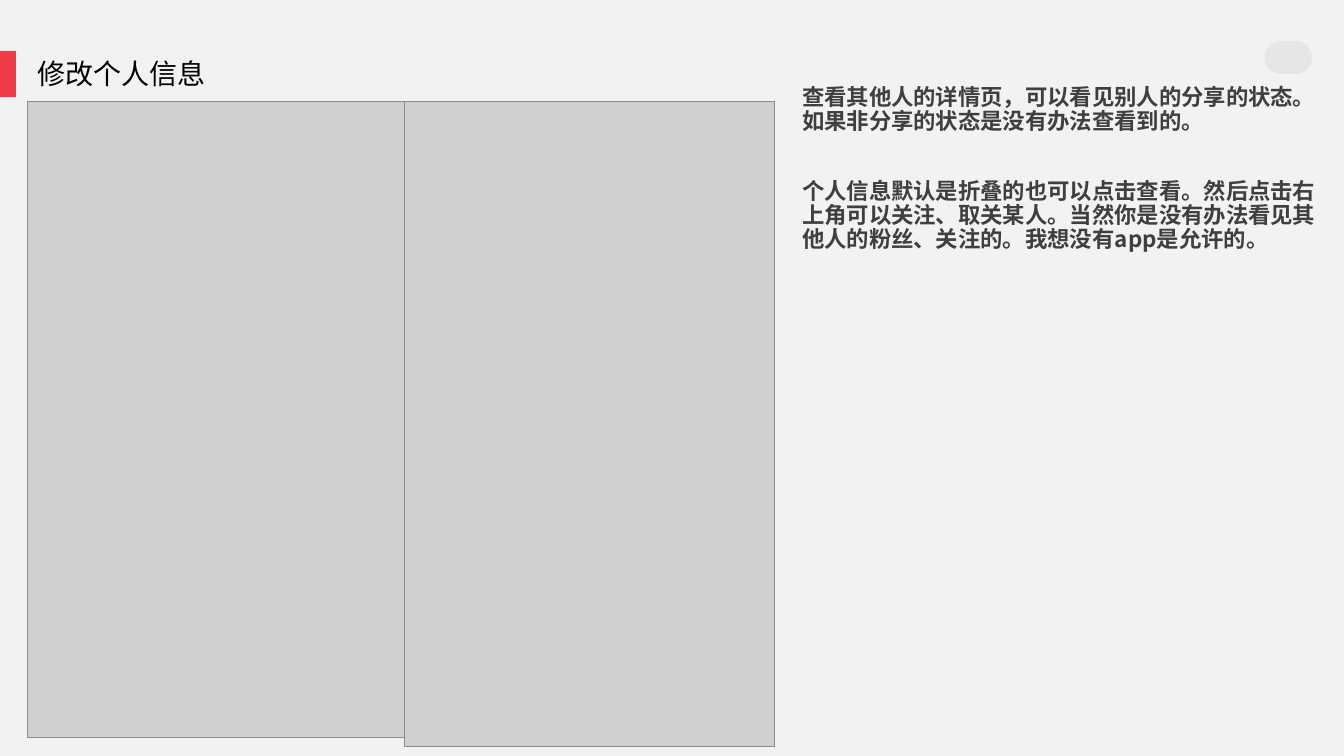
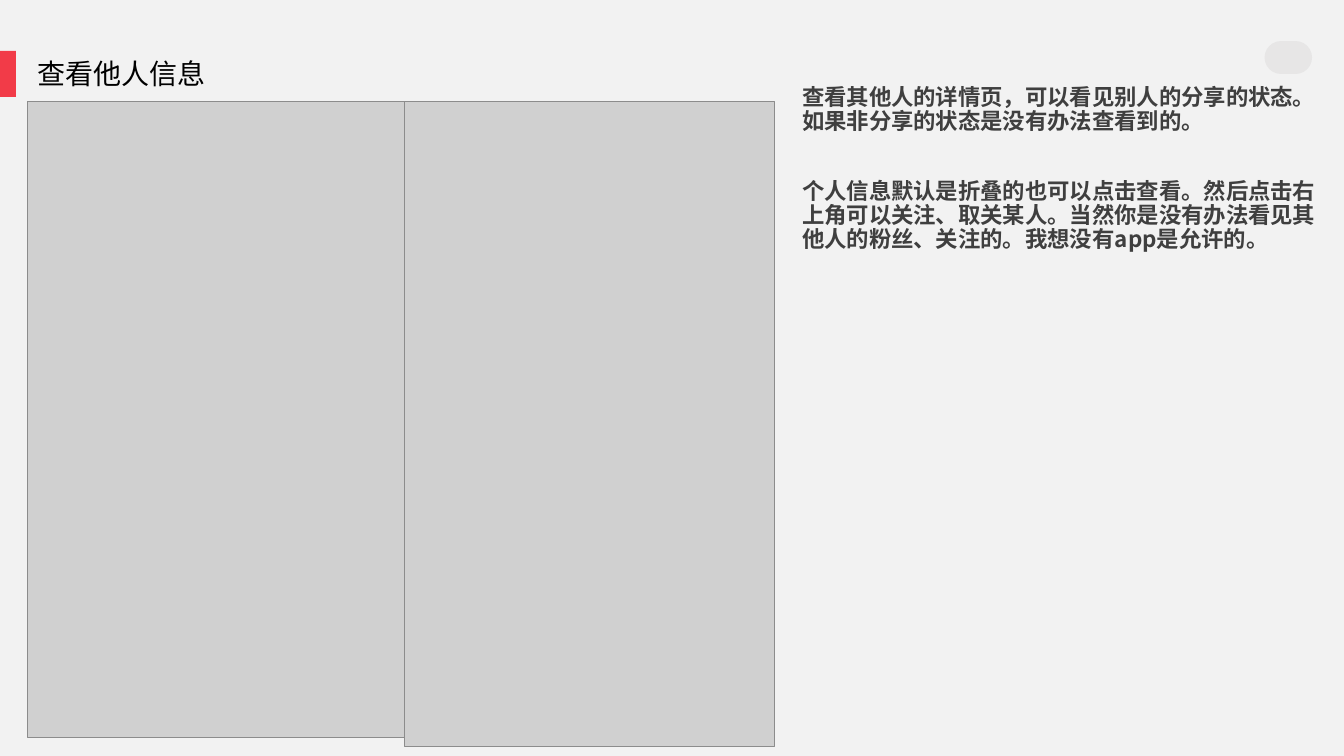
Before and after one commit to Moyulingjiu/Dotnet-Forum, a slide deck: slide 20 of doc/汇报.pptx (slide 19 before the commit). Drawn at 1344x756 pixels with LibreOffice and Linux fonts; fonts in the diff are those of the drawing; grey boxes stand for pictures. Boxes give left, top, right and bottom in pixels: in the first picture for what was removed or moved away, otherwise in the second. Text is boxed around its words. In the diff, an @@ line names an element or a change of style, - is before the commit and + after.

Commit message:
修改汇报PPT

```diff
--- a/doc/汇报.pptx
+++ b/doc/汇报.pptx
@@ text at (38,60,206,87): text changed @@
-修改个人信息
+查看他人信息
```
Also in this commit, not shown: 1 other slide changed, 1 slide added.
